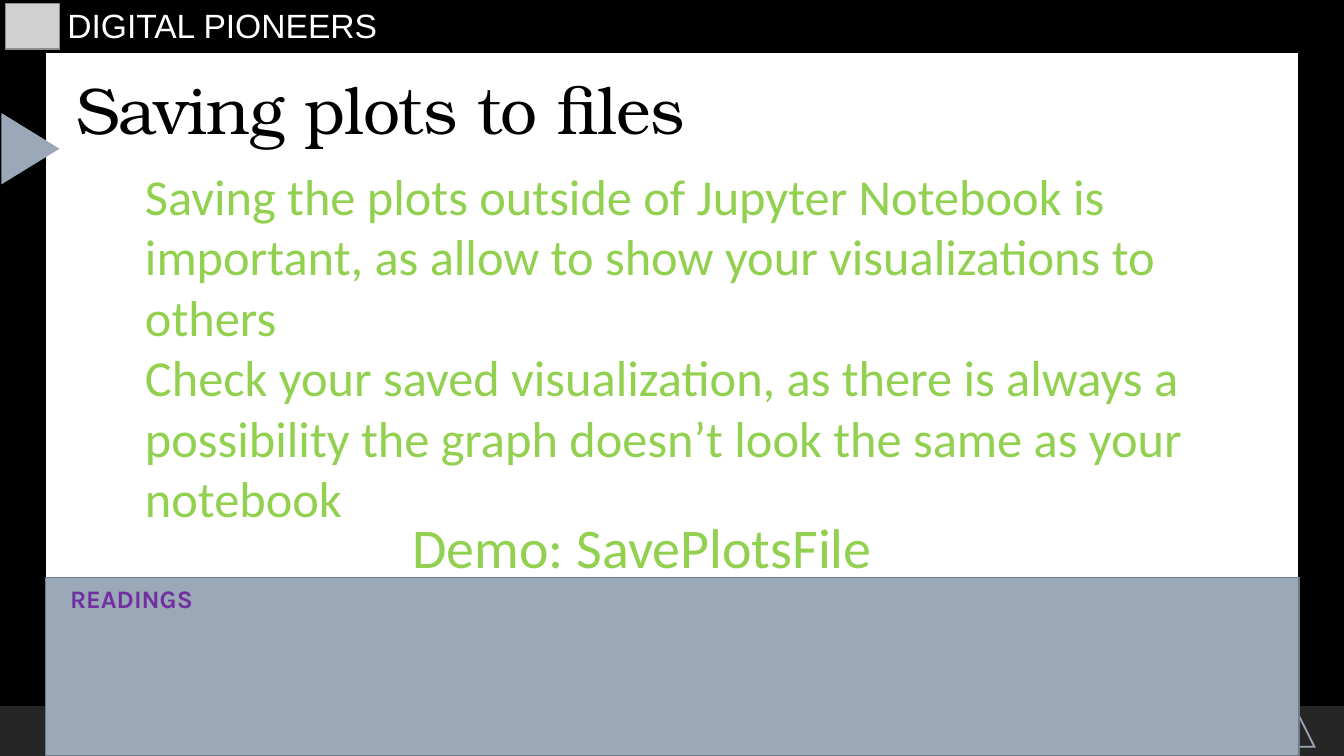
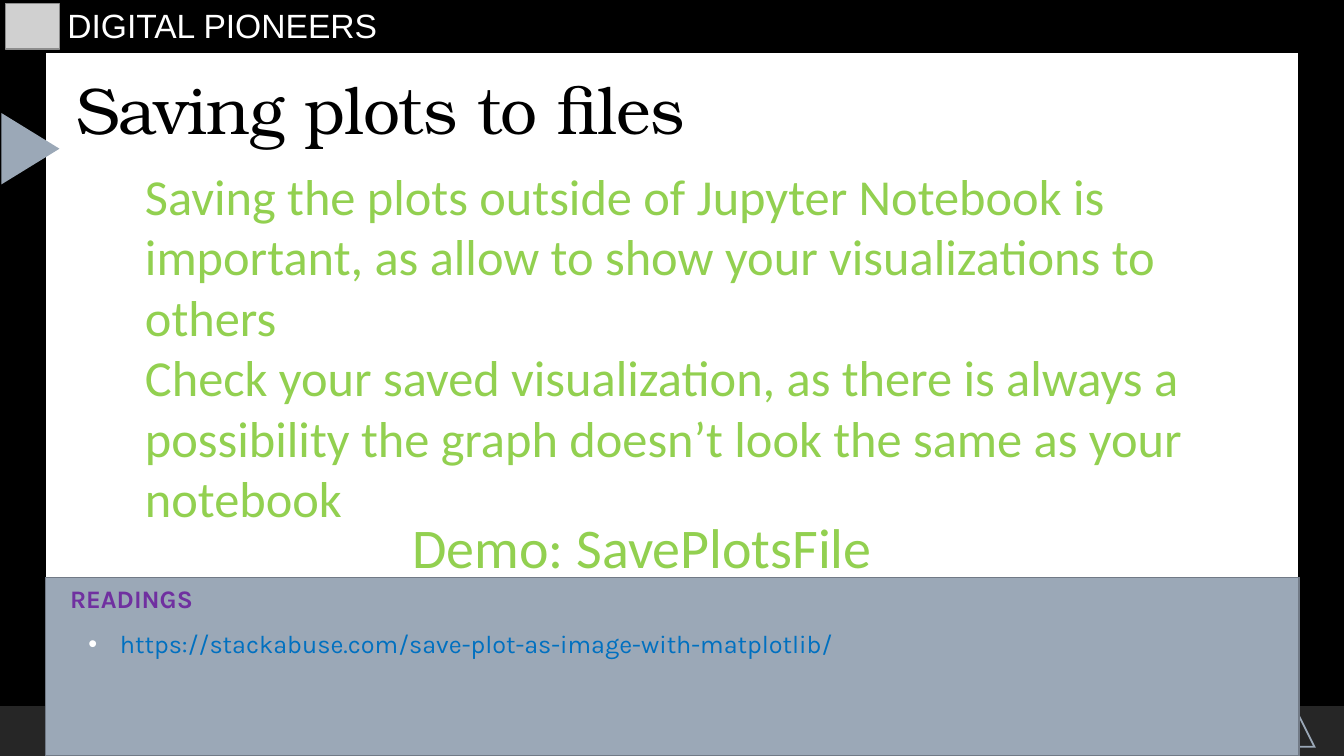
Before and after one commit to starswish2100/pythoninfinance, a slide deck: slide 8 of Introduction/hewei-material/6.Reporting_Virtualization/ReportingVirtualization.odp. Drawn at 1344x756 pixels with LibreOffice and Linux fonts; fonts in the diff are those of the drawing; grey boxes stand for pictures. Boxes give left, top, right and bottom in pixels: in the first picture for what was removed or moved away, otherwise in the second. Text is boxed around its words. In the diff, an @@ line names an element or a change of style, - is before the commit and + after.

```diff
--- a/Introduction/hewei-material/6.Reporting_Virtualization/ReportingVirtualization.odp
+++ b/Introduction/hewei-material/6.Reporting_Virtualization/ReportingVirtualization.odp
@@ text added at (120,634,832,659), 18 pt, text #0070C0 @@
+• https://stackabuse.com/save-plot-as-image-with-matplotlib/
```
Also in this commit, not shown: 8 other slides changed, 2 slides added, 1 other file.
